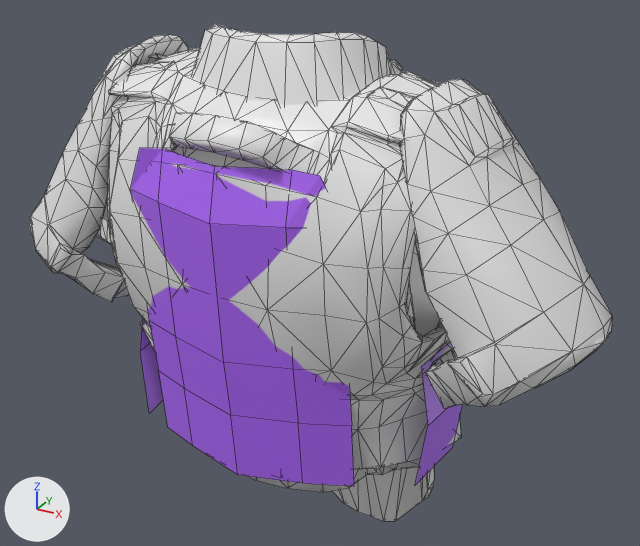
A saved change to the Blender file SampleMod_NewCharacter/Assets/Characters/Vests/Vest_Sample/VestSample.blend.
Rendered twice from a 50 mm lens placed at (0.483, -0.882, 1.712), pointed at (-0.012, 0.019, 1.261). The axes (+X, +Y, +Z) are drawn at lower left. The lights are the same throughout. Mesh edges are drawn as thin lines.

The first picture shows 'Addons_LOD0', 'Object_LOD0', 'UTM_Armor1', 'UTM_Armor2', 'UTM_Armor3', 'UTM_Armor4'.
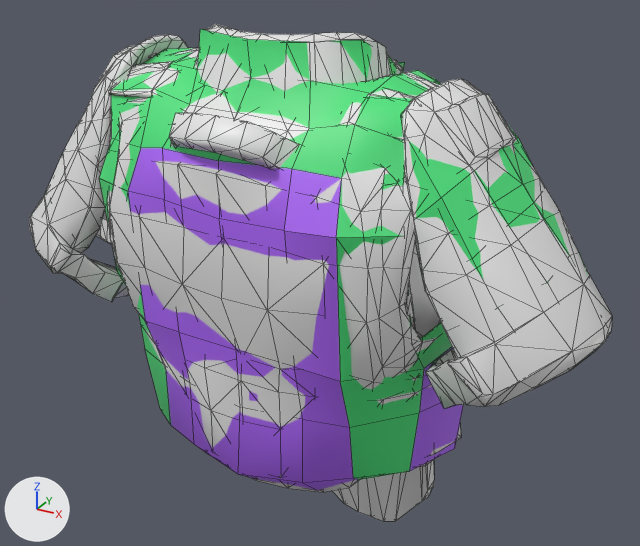
Boxes [x1, y1, x2, y2] around the edits, measured in the pictures (640 x 546 px):
'UTM_Armor', added
    after: [99, 29, 463, 490]
    faces in mat_plate_samplevest_01_d9df1e4f8b642820 (purple #b26afc): [128, 148, 463, 490]
    faces in mat_soft_aramid_6_1ed0756213be41e4 (green #4de47e): [99, 29, 452, 479]
'UTM_Armor3', deleted (purple)
    before: [130, 189, 305, 370]
'UTM_Armor1', deleted (purple)
    before: [140, 343, 463, 486]
'UTM_Armor2', deleted (purple)
    before: [140, 318, 451, 426]
'UTM_Armor4', deleted (purple)
    before: [131, 148, 326, 228]
'UTM_RArm', added (green)
    after: [409, 125, 589, 309]

The change, as a list of edits to the scene's bpy script:
```text
Add mat_soft_aramid_6_1ed0756213be41e4:
    mat_soft_aramid_6_1ed0756213be41e4 = principled_material('soft_aramid_6_1ED0756213BE41E4')
    mat_soft_aramid_6_1ed0756213be41e4.base_color = (0.0747, 0.775, 0.21)  # green #4de47e
Add me_plane_005:
    me_plane_005.from_pydata(...)  # 179 vertices, 128 faces; spans x -0.219..0.22, y -0.431..-0.08, z -0.175..0.392
    # faces by material slot: [45, 83]
    me_plane_005.materials.append(mat_plate_samplevest_01_d9df1e4f8b642820)  # purple #b26afc
    me_plane_005.materials.append(mat_soft_aramid_6_1ed0756213be41e4)  # green #4de47e
Add me_cube:
    me_cube.from_pydata(...)  # 30 vertices, 20 faces; spans x -0.168..0.022, y 0.633..0.827, z 0.344..0.614
    me_cube.materials.append(mat_soft_aramid_6_1ed0756213be41e4)  # green #4de47e
Remove ob_utm_armor4:
    ob_utm_armor4 = bpy.data.objects.new('UTM_Armor4', me_plane)
    ob_utm_armor4.location = (0.0, 0.229, 1.217)
    ob_utm_armor4.rotation_euler = (0.0991, 0.0, 0.0)  # degrees (5.7, 0, 0)
Remove ob_utm_armor1:
    ob_utm_armor1 = bpy.data.objects.new('UTM_Armor1', me_plane_001)
    ob_utm_armor1.location = (0.0, 0.229, 1.217)
    ob_utm_armor1.rotation_euler = (0.0991, 0.0, 0.0)  # degrees (5.7, 0, 0)
Remove ob_utm_armor2:
    ob_utm_armor2 = bpy.data.objects.new('UTM_Armor2', me_plane_002)
    ob_utm_armor2.location = (0.0, 0.229, 1.217)
    ob_utm_armor2.rotation_euler = (0.0991, 0.0, 0.0)  # degrees (5.7, 0, 0)
Remove ob_utm_armor3:
    ob_utm_armor3 = bpy.data.objects.new('UTM_Armor3', me_plane_003)
    ob_utm_armor3.location = (0.0, 0.229, 1.217)
    ob_utm_armor3.rotation_euler = (0.0991, 0.0, 0.0)  # degrees (5.7, 0, 0)
Add ob_utm_armor:
    ob_utm_armor = bpy.data.objects.new('UTM_Armor', me_plane_005)
    ob_utm_armor.location = (0.0, 0.229, 1.217)
    ob_utm_armor.rotation_euler = (0.0991, 0.0, 0.0)  # degrees (5.7, 0, 0)
Add ob_utm_rarm:
    ob_utm_rarm = bpy.data.objects.new('UTM_RArm', me_cube)
    ob_utm_rarm.location = (0.338, -0.82, 0.923)
```
